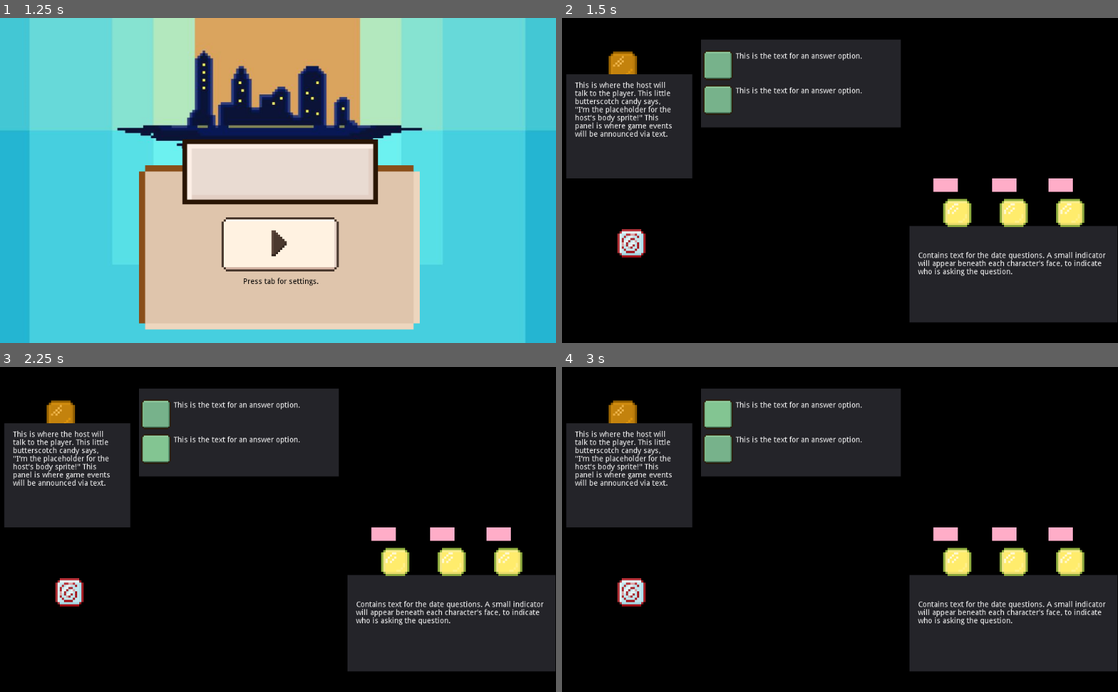
Above: before the commit, frames 1-4 (two rows, left to right).
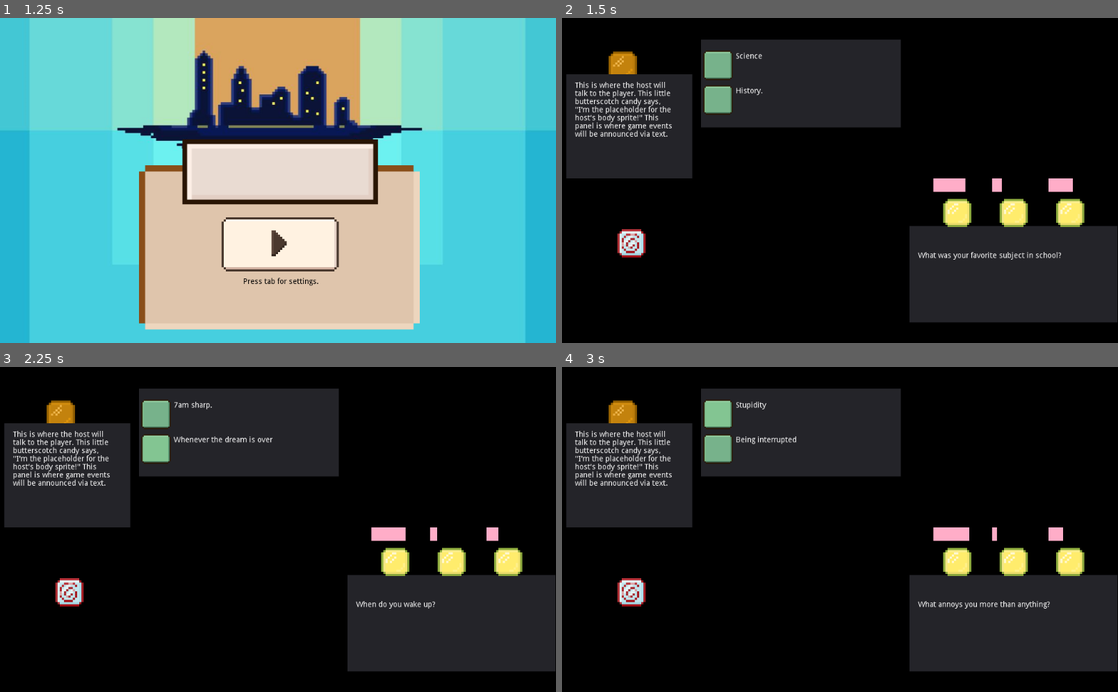
Above: after the commit, the same moments.

Repository: Clover10123/Subtraction
Game: Godot game, scene res://Scenes/MainScene.tscn
The game is run twice, just before and just after one commit, with the same random seed, the same clock (stepped at 60 frames per second) and the same inputs.
Inputs (mouse positions are in pixels of both pictures, inside the frame that each line leads up to):
- Up to frame 1 (1.25 s): click (283, 342) at 0.5 s
- Up to frame 2 (1.5 s): click (845, 245) at 1.25 s
- Up to frame 3 (2.25 s): click "This is the text for an answe…" (after the commit: "History.") at 2 s
- Up to frame 4 (3 s): click "This is the text for an answe…" (after the commit: "7am sharp.") at 2.75 s

Frame 1 is identical in both runs. In frame 2, 1.4% of the frame differs, in the area x 31-98%, y 10-80%; in frame 3, 1.5%; in frame 4, 1.6%.
Error after the commit: Invalid get index '2' (on base: 'Array'). (res://Scenes/Scripts/GameScene.gd:63)

Commit message:
Game loop

Diff:
--- /dev/null
+++ b/Scenes/GameScene.gd
@@ -0,0 +1,16 @@
+extends Node2D
+
+
+# Declare member variables here. Examples:
+# var a = 2
+# var b = "text"
+
+
+# Called when the node enters the scene tree for the first time.
+func _ready():
+	pass # Replace with function body.
+
+
+# Called every frame. 'delta' is the elapsed time since the previous frame.
+#func _process(delta):
+#	pass
--- a/Scenes/GameScene.tscn
+++ b/Scenes/GameScene.tscn
@@ -8,8 +8,10 @@
 [ext_resource path="res://textures/buttons/soft green button hover.png" type="Texture" id=6]
 [ext_resource path="res://textures/graphics/candy sour.png" type="Texture" id=7]
 [ext_resource path="res://textures/graphics/pink bar.png" type="Texture" id=8]
+[ext_resource path="res://Scenes/Scripts/GameScene.gd" type="Script" id=9]
 
 [node name="GameScene" type="Node2D"]
+script = ExtResource( 9 )
 
 [node name="GameShowHost" type="Sprite" parent="."]
 position = Vector2( 112, 88 )
@@ -50,9 +52,9 @@
 margin_top = -88.0
 margin_right = 134.0
 margin_bottom = -63.0
-min_value = -10.0
-max_value = 10.0
 step = 0.0
+value = 50.0
+exp_edit = true
 texture_progress = ExtResource( 8 )
 __meta__ = {
 "_edit_use_anchors_": false
@@ -67,9 +69,8 @@
 margin_top = -88.0
 margin_right = 242.0
 margin_bottom = -63.0
-min_value = -10.0
-max_value = 10.0
 step = 0.0
+value = 50.0
 texture_progress = ExtResource( 8 )
 __meta__ = {
 "_edit_use_anchors_": false
@@ -84,9 +85,8 @@
 margin_top = -88.0
 margin_right = 346.0
 margin_bottom = -63.0
-min_value = -10.0
-max_value = 10.0
 step = 0.0
+value = 50.0
 texture_progress = ExtResource( 8 )
 __meta__ = {
 "_edit_use_anchors_": false
@@ -96,12 +96,15 @@
 position = Vector2( 40, 64 )
 texture = ExtResource( 7 )
 
-[node name="RichTextLabel" type="RichTextLabel" parent="DatePanel"]
+[node name="QuestionLabel" type="RichTextLabel" parent="DatePanel"]
 margin_left = 16.0
 margin_top = 48.0
 margin_right = 368.0
 margin_bottom = 168.0
 text = "Contains text for the date questions. A small indicator will appear beneath each character's face, to indicate who is asking the question."
+__meta__ = {
+"_edit_use_anchors_": false
+}
 
 [node name="PlayerSprite" type="Sprite" parent="."]
 position = Vector2( 128, 416 )
@@ -157,3 +160,6 @@
 text = "This is the text for an answer option."
 
 [node name="SettingsMenu" parent="." instance=ExtResource( 1 )]
+
+[connection signal="pressed" from="AnswerPanel/Option1" to="." method="_on_Option1_pressed"]
+[connection signal="pressed" from="AnswerPanel/Option2" to="." method="_on_Option2_pressed"]
--- a/Scenes/MainScene.tscn
+++ b/Scenes/MainScene.tscn
@@ -55,11 +55,22 @@
 
 [node name="ButtonPanel" type="TextureRect" parent="."]
 margin_left = 256.0
-margin_top = 272.0
+margin_top = 632.0
 margin_right = 776.0
-margin_bottom = 576.0
+margin_bottom = 936.0
 texture = ExtResource( 2 )
 stretch_mode = 5
+__meta__ = {
+"_edit_use_anchors_": false
+}
+
+[node name="SettingsText" type="RichTextLabel" parent="ButtonPanel"]
+margin_left = 192.0
+margin_top = 208.0
+margin_right = 336.0
+margin_bottom = 224.0
+custom_colors/default_color = Color( 0, 0, 0, 1 )
+text = "Press tab for settings."
 __meta__ = {
 "_edit_use_anchors_": false
 }
@@ -76,23 +87,15 @@
 "_edit_use_anchors_": false
 }
 
-[node name="SettingsText" type="RichTextLabel" parent="ButtonPanel"]
-margin_left = 192.0
-margin_top = 208.0
-margin_right = 336.0
-margin_bottom = 224.0
-custom_colors/default_color = Color( 0, 0, 0, 1 )
-text = "Press tab for settings."
-
 [node name="AnimationPlayer" type="AnimationPlayer" parent="."]
 autoplay = "intro"
 anims/intro = SubResource( 1 )
 
 [node name="GameLogoPlaceholder" type="TextureRect" parent="."]
 margin_left = 336.0
-margin_top = 224.0
+margin_top = 672.0
 margin_right = 704.0
-margin_bottom = 344.0
+margin_bottom = 792.0
 texture = ExtResource( 7 )
 expand = true
 stretch_mode = 5
--- /dev/null
+++ b/backup.json
@@ -0,0 +1,210 @@
+[{"question": "What makes you unique?",
+
+  "answers": [    "I’m a curious person",
+		  "I’m a smart person",
+		  "I’m good at understanding people",
+		  "I do what I want."]},
+ {"question": "Why did the chicken cross the road?",
+
+  "answers": [    "To become a roads scholar.",
+		  "To get to the other side.",
+		  "I dunno, why?",
+		  "no."]},
+ {"question": "What kind of person annoys you?",
+
+  "answers": [    "People who never change.",
+		  "People who can’t sit still.",
+		  "People who only think about themselves.",
+		  "People who are boring."]},
+ {"question": "Where do you want to travel to?",
+
+  "answers": [    "A big city",
+		  "A beautiful mountain or forest area",
+		  "Anywhere near an ocean",
+		  "North Korea."]},
+ {"question": "What are you proud of?",
+
+  "answers": [    "Being popular in high school.",
+		  "Providing for my family.",
+		  "Helping my friend out of a bad relationship.",
+		  "I popped a wheelie on the interstate. Sure, I crashed, but I lived to tell about it."]},
+ {"question": "What do you do for fun?",
+
+  "answers": [    "idk, what do you wanna do?",
+		  "Clean the house",
+		  "Scroll through tiktok",
+		  "Unsort my drawers."]},
+ {"question": "Are you wearing matching socks?",
+
+  "answers": [    "Yes, but one has a hole.",
+		  "All of my socks are the same color.",
+		  "No, one is blue and one is pink.",
+		  "I’m only wearing one sock."]},
+ {"question": "What is your favorite TV show?",
+
+  "answers": [    "Whatever my friends are watching.",
+		  "Cheers.",
+		  "Any Disney show",
+		  "Da Ali G Show"]},
+ {"question": "What is your passion?",
+
+  "answers": [    "Good conversation.",
+		  "Collecting stamps.",
+		  "Making art",
+		  "Prank calls."]},
+ {"question": "When do you wake up?",
+
+  "answers": [    "Whenever I feel like it.",
+		  "7am sharp.",
+		  "Whenever the dream is over",
+		  "Either 5pm or 5am depending on my mood."]},
+ {"question": "If you could have lunch with any person, who would it be?",
+
+  "answers": [    "The president.",
+		  "Milton Friedman.",
+		  "Ariana Grande",
+		  "Groucho Marx."]},
+ {"question": "What actor is most like you?",
+
+  "answers": [    "Michael Cera",
+		  "Dwayne Johnson",
+		  "Meryl Streep",
+		  "Nick Cage"]},
+ {"question": "What is your favorite band?",
+
+  "answers": [    "Foster the People",
+		  "The Eagles",
+		  "Mac Miller",
+		  "At the Drive-In"]},
+ {"question": "What is your favorite genre of music?",
+
+  "answers": [    "Whatever Coldplay does",
+		  "Johann Sebastian Bach",
+		  "Any really",
+		  "Death jazz."]},
+ {"question": "What is your favorite movie?",
+
+  "answers": [    "The Tree of Life.",
+		  "Rain man.",
+		  "Titanic.",
+		  "Enter the Void."]},
+ {"question": "What is your favorite book?",
+
+  "answers": [    "The Odyssey.",
+		  "1500 Bird Species and How to Identify Them",
+		  "Harry Potter ",
+		  "The Zohar"]},
+ {"question": "Who is your favorite philosopher?",
+
+  "answers": [    "Aristotle",
+		  "Wittgenstein.",
+		  "Bill Watterson.",
+		  "Bill Wurtz."]},
+ {"question": "Do you have any pets?",
+
+  "answers": [    "A dog.",
+		  "Pets are too gross.",
+		  "A cat.",
+		  "A bird."]},
+ {"question": "You’re at the bar. What do you order?",
+
+  "answers": [    "Vodka seltzer.",
+		  "Domestic beer.",
+		  "Cabernet.",
+		  "Tequila shots."]},
+ {"question": "What’s your favorite food?",
+
+  "answers": [    "Spaghetti.",
+		  "Salad.",
+		  "Ben & Jerry’s.",
+		  "Curry."]},
+ {"question": "What is your job?",
+
+  "answers": [    "Journalist.",
+		  "Accountant.",
+		  "Therapist.",
+		  "Con artist."]},
+ {"question": "What will you do when you retire?",
+
+  "answers": [    "Hang out at the beach.",
+		  "Count my money.",
+		  "Sleep all day.",
+		  "Become a professional gambler."]},
+ {"question": "Who is your favorite author?",
+
+  "answers": [    "Robert Frost.",
+		  "Tom Clancy.",
+		  "Sylvia Plath.",
+		  "Hunter S. Thompson."]},
+ {"question": "If you were an olympic athlete, what sport would you compete in?",
+
+  "answers": [    "Anything equestrian.",
+		  "Tennis.",
+		  "Swimming.",
+		  "Luge."]},
+ {"question": "Where should I follow you on social media?",
+
+  "answers": [    "Twitter.",
+		  "Facebook.",
+		  "Instagram.",
+		  "Don’t."]},
+ {"question": "What was your favorite subject in school?",
+
+  "answers": [    "Science ",
+		  "History.",
+		  "Arts / Language",
+		  "Math"]},
+ {"question": "What traits do you look for in a partner?",
+
+  "answers": [    "Good sense of humor",
+		  "Responsibility",
+		  "Reliable",
+		  "Adventurousness"]},
+ {"question": "What annoys you more than anything?",
+
+  "answers": [    "Stupidity",
+		  "Loud noises",
+		  "Being interrupted",
+		  "Boring people"]},
+ {"question": "Do you like the outdoors?",
+
+  "answers": [    "Yes! I love going on hikes",
+		  "Only to go on morning runs",
+		  "Ew! No thanks.",
+		  "Nature is awesome"]},
+ {"question": "Are you a morning person, or a night owl?",
+
+  "answers": [    "I could go either way.",
+		  "Morning person, I rise with the sun",
+		  "Night owl, I love the moon!",
+		  "Neither… I’m only awake at 2am."]},
+ {"question": "What would you do if someone you loved just died?",
+
+  "answers": [    "Find out what happened, contact family",
+		  "Make funeral arrangements right away",
+		  "Cry and eat ice cream",
+		  "drink"]},
+ {"question": "What is your biggest fear?",
+
+  "answers": [    "Being unable to escape (claustrophobia)",
+		  "Failure",
+		  "Other people",
+		  "I don’t know"]},
+ {"question": "What wrong assumptions do people make about you?",
+
+  "answers": [    "People think that I’m mean",
+		  "People think I’m boring",
+		  "People think I cry all the time",
+		  "People think I’m selfish"]},
+ {"question": "Do you prefer working in teams, or working alone?",
+
+  "answers": [    "I’m great at teamwork!",
+		  "People are stupid and too distracting.",
+		  "I love working with other people.",
+		  "As long as I like the people, then I can work in teams."]},
+ {"question": "What’s the best advice anyone has ever given you?",
+
+  "answers": [    "It’s okay to be different!",
+		  "Only be around those who appreciate you.",
+		  "I don’t need anyone to be strong, I can be strong alone",
+		  "Always have a beer before a networking event"]}]
--- /dev/null
+++ b/questions.json
@@ -0,0 +1,210 @@
+[{"question": "What makes you unique?",
+
+  "answers": [    "I’m a curious person",
+		  "I'm a smart person",
+		  "I'm good at understanding people",
+		  "I do what I want."]},
+ {"question": "Why did the chicken cross the road?",
+
+  "answers": [    "To become a roads scholar.",
+		  "To get to the other side.",
+		  "I dunno, why?",
+		  "no."]},
+ {"question": "What kind of person annoys you?",
+
+  "answers": [    "People who never change.",
+		  "People who can't sit still.",
+		  "People who only think about themselves.",
+		  "People who are boring."]},
+ {"question": "Where do you want to travel to?",
+
+  "answers": [    "A big city",
+		  "A beautiful mountain or forest area",
+		  "Anywhere near an ocean",
+		  "North Korea."]},
+ {"question": "What are you proud of?",
+
+  "answers": [    "Being popular in high school.",
+		  "Providing for my family.",
+		  "Helping my friend out of a bad relationship.",
+		  "I popped a wheelie on the interstate. Sure, I crashed, but I lived to tell about it."]},
+ {"question": "What do you do for fun?",
+
+  "answers": [    "idk, what do you wanna do?",
+		  "Clean the house",
+		  "Scroll through tiktok",
+		  "Unsort my drawers."]},
+ {"question": "Are you wearing matching socks?",
+
+  "answers": [    "Yes, but one has a hole.",
+		  "All of my socks are the same color.",
+		  "No, one is blue and one is pink.",
+		  "I'm only wearing one sock."]},
+ {"question": "What is your favorite TV show?",
+
+  "answers": [    "Whatever my friends are watching.",
+		  "Cheers.",
+		  "Any Disney show",
+		  "Da Ali G Show"]},
+ {"question": "What is your passion?",
+
+  "answers": [    "Good conversation.",
+		  "Collecting stamps.",
+		  "Making art",
+		  "Prank calls."]},
+ {"question": "When do you wake up?",
+
+  "answers": [    "Whenever I feel like it.",
+		  "7am sharp.",
+		  "Whenever the dream is over",
+		  "Either 5pm or 5am depending on my mood."]},
+ {"question": "If you could have lunch with any person, who would it be?",
+
+  "answers": [    "The president.",
+		  "Milton Friedman.",
+		  "Ariana Grande",
+		  "Groucho Marx."]},
+ {"question": "What actor is most like you?",
+
+  "answers": [    "Michael Cera",
+		  "Dwayne Johnson",
+		  "Meryl Streep",
+		  "Nick Cage"]},
+ {"question": "What is your favorite band?",
+
+  "answers": [    "Foster the People",
+		  "The Eagles",
+		  "Mac Miller",
+		  "At the Drive-In"]},
+ {"question": "What is your favorite genre of music?",
+
+  "answers": [    "Whatever Coldplay does",
+		  "Johann Sebastian Bach",
+		  "Any really",
+		  "Death jazz."]},
+ {"question": "What is your favorite movie?",
+
+  "answers": [    "The Tree of Life.",
+		  "Rain man.",
+		  "Titanic.",
+		  "Enter the Void."]},
+ {"question": "What is your favorite book?",
+
+  "answers": [    "The Odyssey.",
+		  "1500 Bird Species and How to Identify Them",
+		  "Harry Potter ",
+		  "The Zohar"]},
+ {"question": "Who is your favorite philosopher?",
+
+  "answers": [    "Aristotle",
+		  "Wittgenstein.",
+		  "Bill Watterson.",
+		  "Bill Wurtz."]},
+ {"question": "Do you have any pets?",
+
+  "answers": [    "A dog.",
+		  "Pets are too gross.",
+		  "A cat.",
+		  "A bird."]},
+ {"question": "You're at the bar. What do you order?",
+
+  "answers": [    "Vodka seltzer.",
+		  "Domestic beer.",
+		  "Cabernet.",
+		  "Tequila shots."]},
+ {"question": "What's your favorite food?",
+
+  "answers": [    "Spaghetti.",
+		  "Salad.",
+		  "Ben & Jerry's.",
+		  "Curry."]},
+ {"question": "What is your job?",
+
+  "answers": [    "Journalist.",
+		  "Accountant.",
+		  "Therapist.",
+		  "Con artist."]},
+ {"question": "What will you do when you retire?",
+
+  "answers": [    "Hang out at the beach.",
+		  "Count my money.",
+		  "Sleep all day.",
+		  "Become a professional gambler."]},
+ {"question": "Who is your favorite author?",
+
+  "answers": [    "Robert Frost.",
+		  "Tom Clancy.",
+		  "Sylvia Plath.",
+		  "Hunter S. Thompson."]},
+ {"question": "If you were an olympic athlete, what sport would you compete in?",
+
+  "answers": [    "Anything equestrian.",
+		  "Tennis.",
+		  "Swimming.",
+		  "Luge."]},
+ {"question": "Where should I follow you on social media?",
+
+  "answers": [    "Twitter.",
+		  "Facebook.",
+		  "Instagram.",
+		  "Don't."]},
+ {"question": "What was your favorite subject in school?",
+
+  "answers": [    "Science ",
+		  "History.",
+		  "Arts / Language",
+		  "Math"]},
+ {"question": "What traits do you look for in a partner?",
+
+  "answers": [    "Good sense of humor",
+		  "Responsibility",
+		  "Reliable",
+		  "Adventurousness"]},
+ {"question": "What annoys you more than anything?",
+
+  "answers": [    "Stupidity",
+		  "Loud noises",
+		  "Being interrupted",
+		  "Boring people"]},
+ {"question": "Do you like the outdoors?",
+
+  "answers": [    "Yes! I love going on hikes",
+		  "Only to go on morning runs",
+		  "Ew! No thanks.",
+		  "Nature is awesome"]},
+ {"question": "Are you a morning person, or a night owl?",
+
+  "answers": [    "I could go either way.",
+		  "Morning person, I rise with the sun",
+		  "Night owl, I love the moon!",
+		  "Neither… I'm only awake at 2am."]},
+ {"question": "What would you do if someone you loved just died?",
+
+  "answers": [    "Find out what happened, contact family",
+		  "Make funeral arrangements right away",
+		  "Cry and eat ice cream",
+		  "drink"]},
+ {"question": "What is your biggest fear?",
+
+  "answers": [    "Being unable to escape (claustrophobia)",
+		  "Failure",
+		  "Other people",
+		  "I don't know"]},
+ {"question": "What wrong assumptions do people make about you?",
+
+  "answers": [    "People think that I'm mean",
+		  "People think I'm boring",
+		  "People think I cry all the time",
+		  "People think I'm selfish"]},
+ {"question": "Do you prefer working in teams, or working alone?",
+
+  "answers": [    "I'm great at teamwork!",
+		  "People are stupid and too distracting.",
+		  "I love working with other people.",
+		  "As long as I like the people, then I can work in teams."]},
+ {"question": "What's the best advice anyone has ever given you?",
+
+  "answers": [    "It's okay to be different!",
+		  "Only be around those who appreciate you.",
+		  "I don't need anyone to be strong, I can be strong alone",
+		  "Always have a beer before a networking event"]}]
Not shown: 1 places in Scenes/GameScene.tscn that only renumber resources
Not shown, changed: export_presets.cfg
